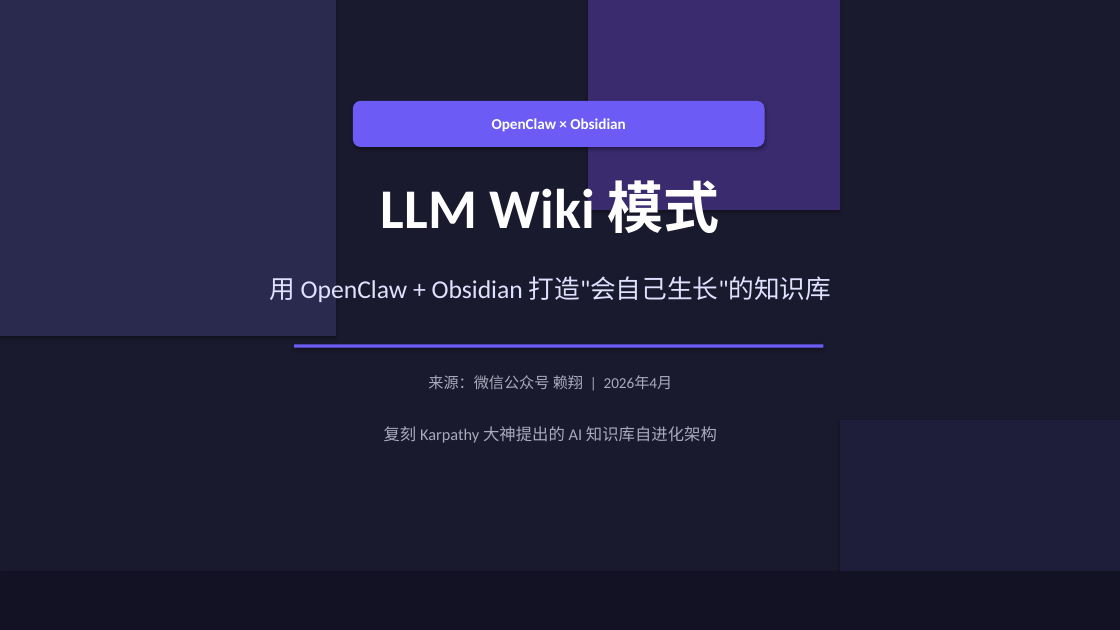
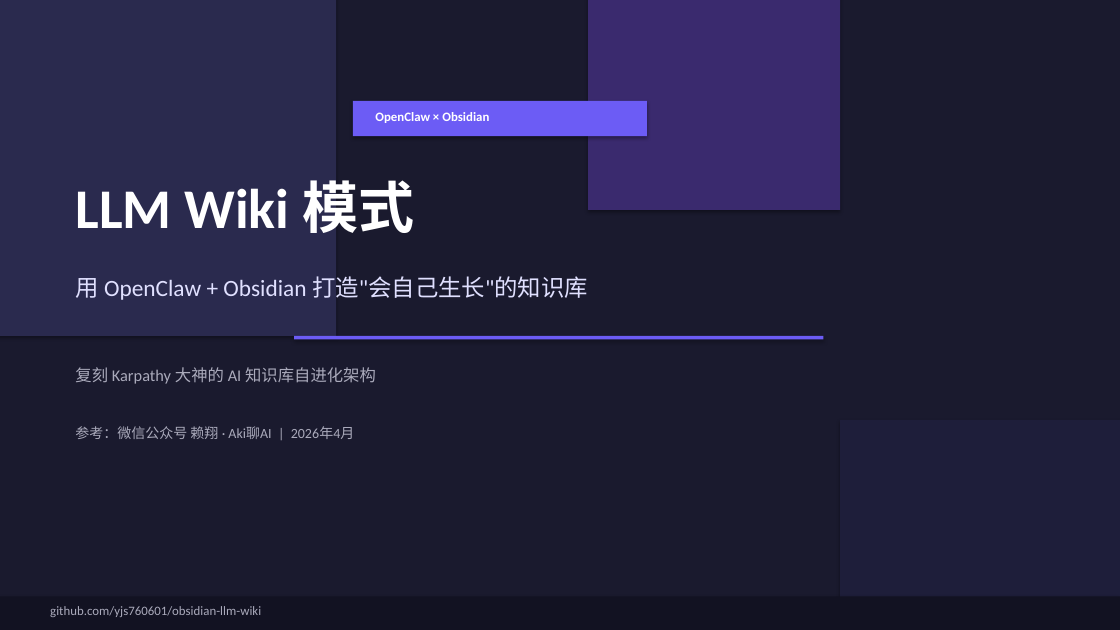
Before and after one commit to JohnsonYangJS/obsidian-llm-wiki, a slide deck: slide 1 of output/LLM_Wiki_OpenClaw_Obsidian_完整版.pptx. Drawn at 1120x630 pixels with LibreOffice and Linux fonts; fonts in the diff are those of the drawing. Boxes give left, top, right and bottom in pixels: in the first picture for what was removed or moved away, otherwise in the second. Text is boxed around its words. In the diff, an @@ line names an element or a change of style, - is before the commit and + after.

```diff
--- a/output/LLM_Wiki_OpenClaw_Obsidian_完整版.pptx
+++ b/output/LLM_Wiki_OpenClaw_Obsidian_完整版.pptx
@@ rectangle added at bbox=[353, 101, 647, 136], fill #6C5CF5 @@
@@ text "OpenClaw × Obsidian": place and size @@
-text "OpenClaw × Obsidian" at bbox=[353, 101, 765, 147]
+text "OpenClaw × Obsidian" at bbox=[375, 112, 489, 123]
@@ text "OpenClaw × Obsidian" at bbox=[375, 112, 489, 123]: size 13 to 11 pt; alignment centre to left; vertical alignment middle to top; fill #6C5CF5 to none; shadow off @@
@@ text "LLM Wiki 模式" at bbox=[75, 180, 414, 233]: alignment centre to left @@
@@ text "用 OpenClaw + Obsidian 打造"会自己生长"的知识库" at bbox=[75, 276, 588, 300]: size 22 to 20 pt; alignment centre to left @@
@@ rectangle: place and size @@
-rectangle at bbox=[294, 344, 823, 348]
+rectangle at bbox=[294, 336, 823, 339]
@@ text at bbox=[75, 367, 376, 384]: text changed @@
-复刻 Karpathy 大神提出的 AI 知识库自进化架构
+复刻 Karpathy 大神的 AI 知识库自进化架构
@@ text at bbox=[75, 426, 355, 439]: text changed; size 13 to 12 pt @@
-来源：微信公众号 赖翔 | 2026年4月
+参考：微信公众号 赖翔 · Aki聊AI | 2026年4月
@@ rectangle: place and size @@
-rectangle at bbox=[0, 571, 1120, 630]
+rectangle at bbox=[0, 597, 1120, 630]
@@ rectangle at bbox=[0, 597, 1120, 630]: fill #121224 to #121222 @@
@@ text added at bbox=[50, 606, 261, 617], 11 pt, text #AAAABB @@
+github.com/yjs760601/obsidian-llm-wiki
```
Also in this commit, not shown: 7 other slides changed, 3 slides added, 8 slides removed.
